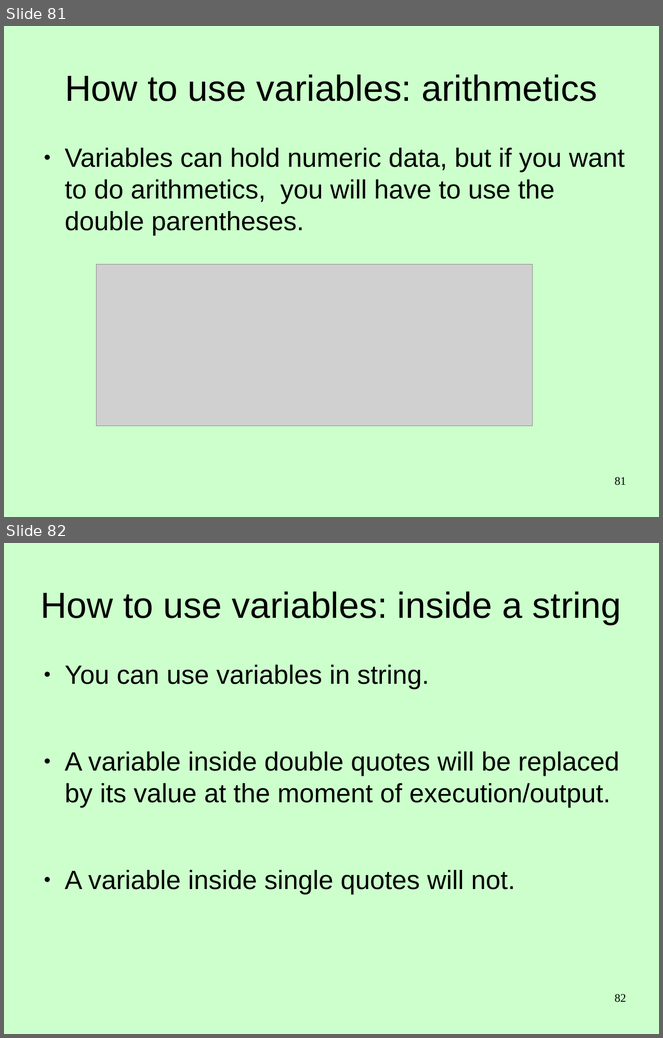
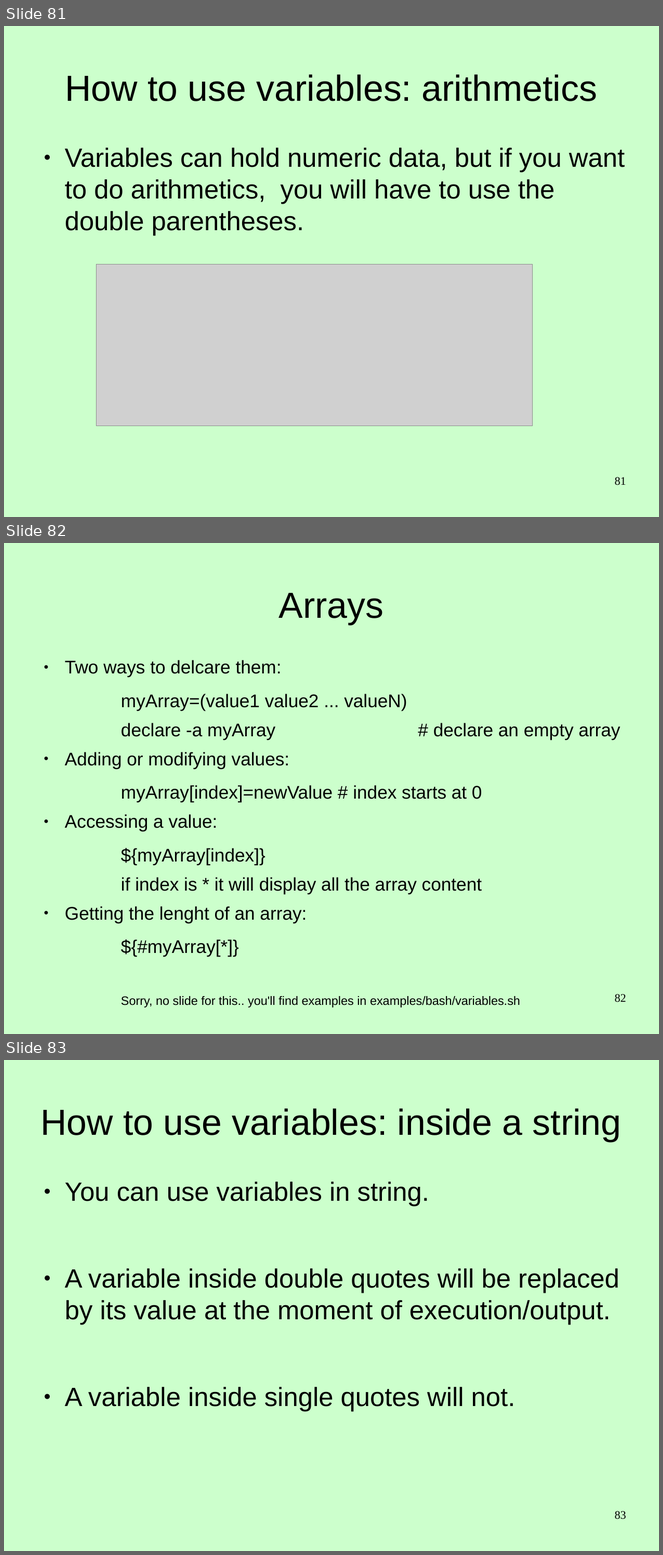
Before and after one commit to Clibre/An-introduction-to-bash, a slide deck: presentation/presentation.odp. Shown one above the other, each under a label of ours: slides 81 and 82 before the commit, slides 81, 82 and 83 after it. The pictures are 663x1038 and 663x1555 pixels, drawn with LibreOffice and Linux fonts; fonts in the diff are those of the drawing; grey boxes stand for pictures. Boxes give left, top, right and bottom in pixels: in the first picture for what was removed or moved away, otherwise in the second. Text is boxed around its words. In the diff, an @@ line names an element or a change of style, - is before the commit and + after.

Commit message:
ajout des array et quelques détails concernant les script bash

```diff
--- a/presentation/presentation.odp
+++ b/presentation/presentation.odp
@@ slide 82 added at [4, 543, 659, 1034], background #CCFFCC @@
@@ title added at [279, 593, 384, 625], 44 pt, text #000000 @@
+Arrays
@@ text added at [65, 660, 620, 1008], 22.2 pt, text #000000 @@
+● Two ways to delcare them:
+    myArray=(value1 value2 ... valueN)
+    declare -a myArray # declare an empty array
+● Adding or modifying values:
+    myArray[index]=newValue # index starts at 0
+● Accessing a value:
+    ${myArray[index]}
+    if index is * it will display all the array content
+● Getting the lenght of an array:
+    ${#myArray[*]}
+    Sorry, no slide for this.. you'll find examples in examples/bash/variables.sh
@@ page number added at [615, 994, 626, 1003], 14 pt, text #000000 @@
+82
@@ what was slide 82 is now slide 83 @@
@@ page number at [615, 1511, 626, 1520]: text changed @@
-82
+83
```
Also in this commit, not shown: 5 slides changed, 2 other slides added, 1 slide removed, 5 other files.
